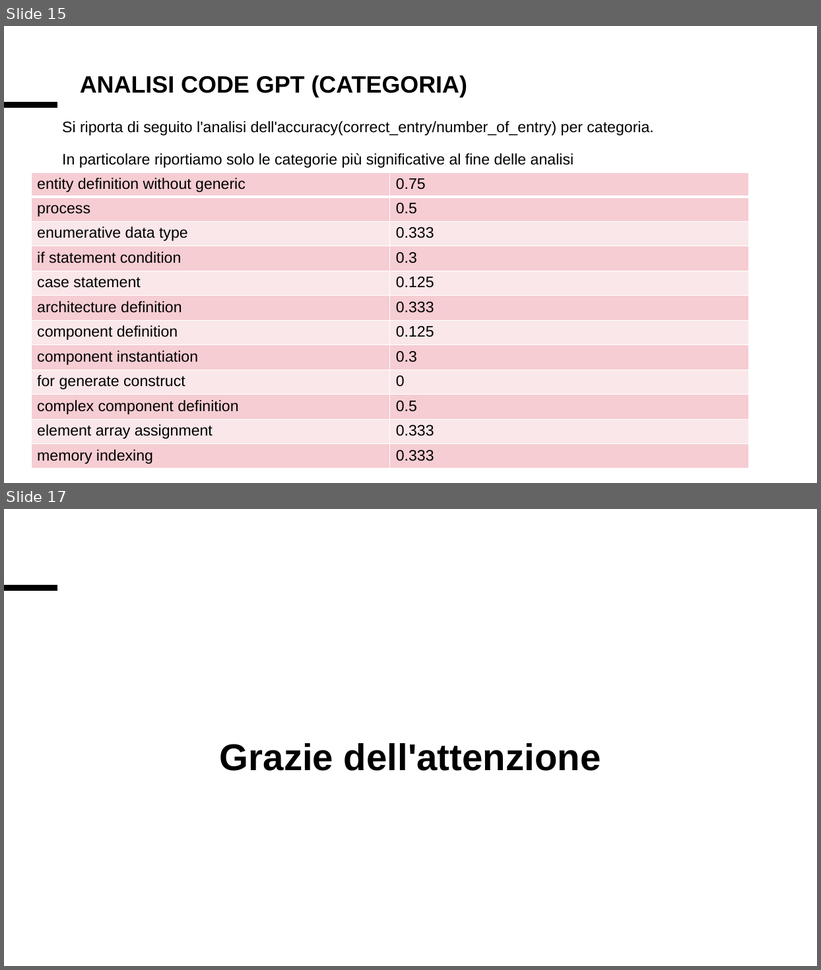
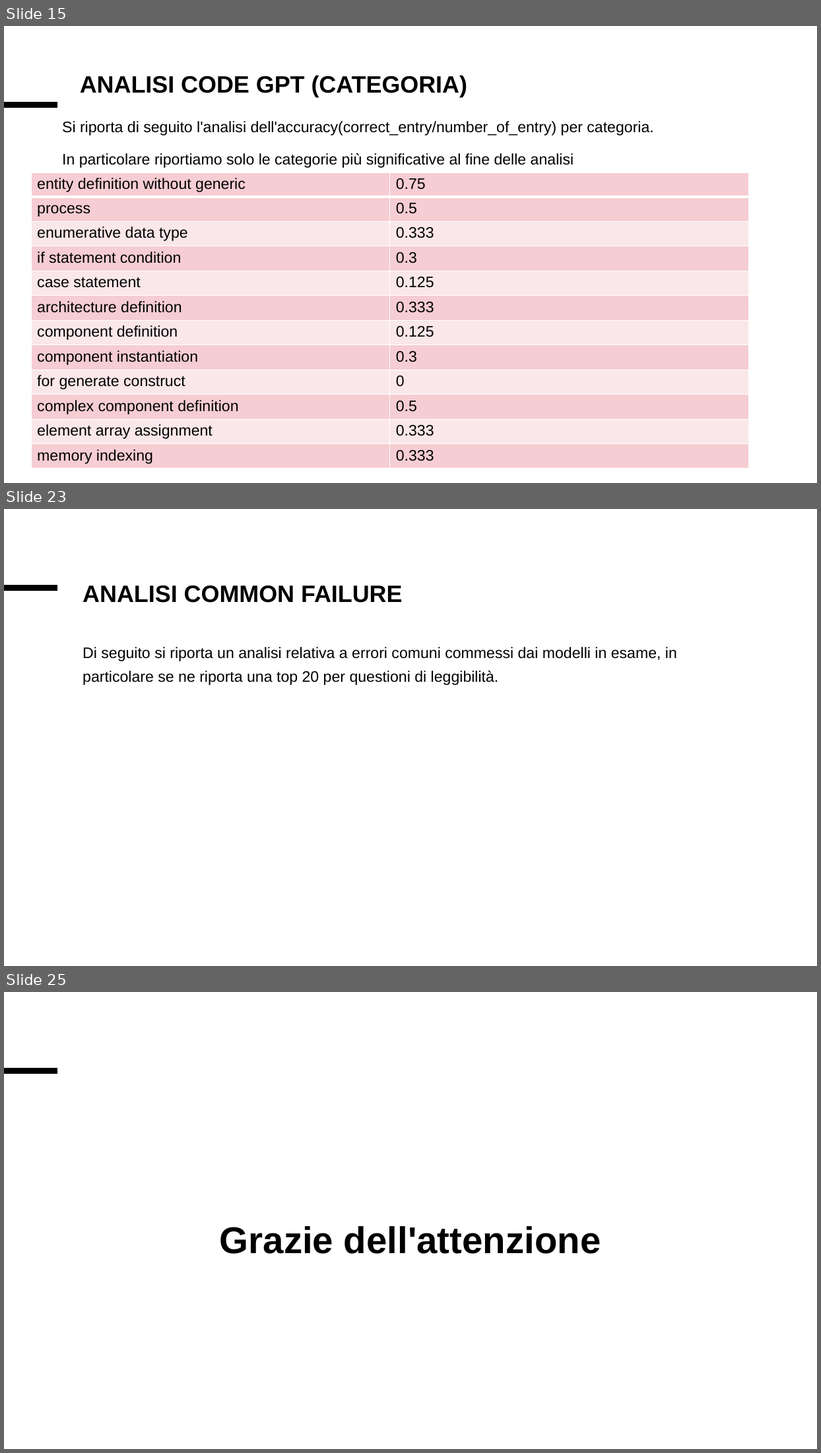
Before and after one commit to Simpronic/Tesi_Generatore_VHDL, a slide deck: altro/Presentazione_risultati.pptx. Shown one above the other, each under a label of ours: slides 15 and 17 before the commit, slides 15, 23 and 25 after it; the slides between them are not shown. The pictures are 821x970 and 821x1453 pixels, drawn with LibreOffice and Linux fonts; fonts in the diff are those of the drawing. Boxes give left, top, right and bottom in pixels: in the first picture for what was removed or moved away, otherwise in the second. Text is boxed around its words. In the diff, an @@ line names an element or a change of style, - is before the commit and + after.

Commit message:
Aggiunta analisi common failure per categoria, modificata la struttura principale per renderla più configurabile

```diff
--- a/altro/Presentazione_risultati.pptx
+++ b/altro/Presentazione_risultati.pptx
@@ slide 23 added at bbox=[4, 509, 817, 966], background #FFFFFF; not listed: 1 template element that a slide beside it also shows @@
@@ title added at bbox=[83, 586, 403, 603], 28 pt, text #000000, bold @@
+ANALISI COMMON FAILURE
@@ text added at bbox=[83, 647, 677, 685], 18 pt, text #000000 @@
+Di seguito si riporta un analisi relativa a errori comuni commessi dai modelli in esame, in particolare se ne riporta una top 20 per questioni di leggibilità.
@@ what was slide 17 is now slide 25 @@
```
Also in this commit, not shown: 2 slides changed, 7 other slides added, 4 other files.
